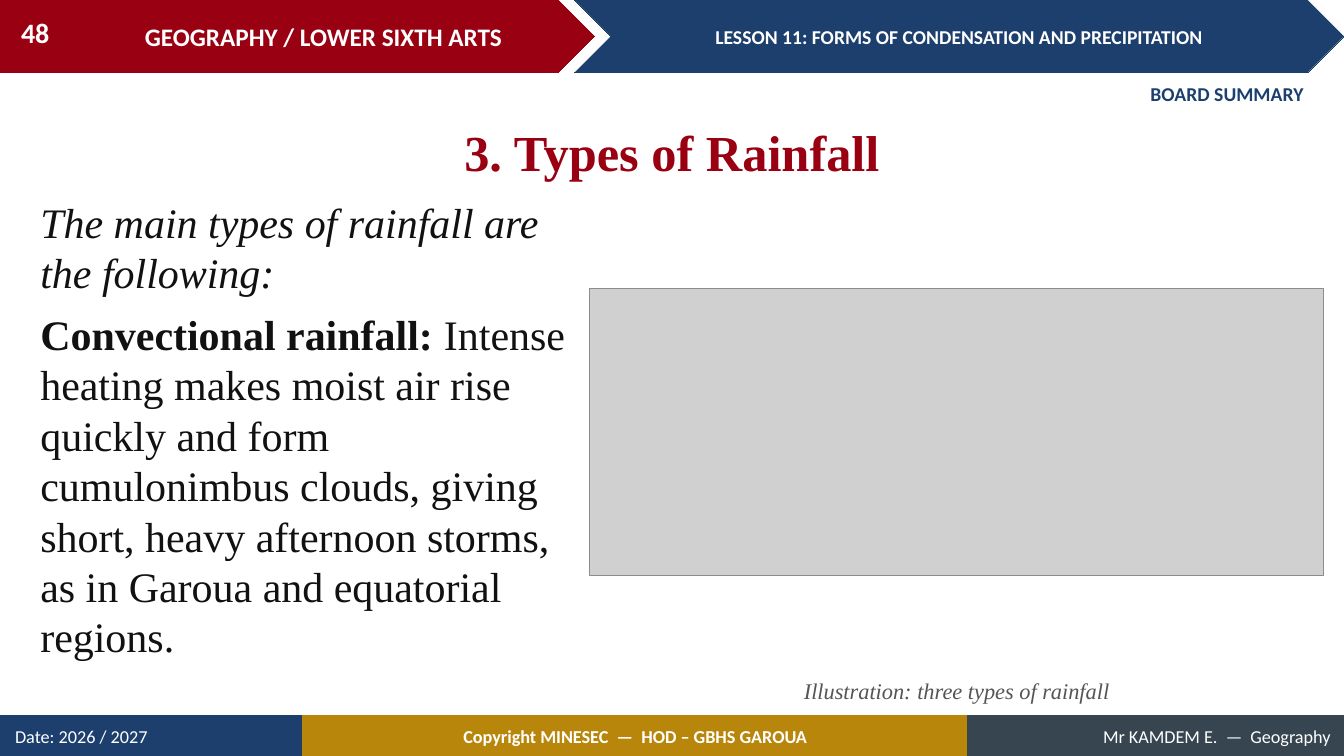
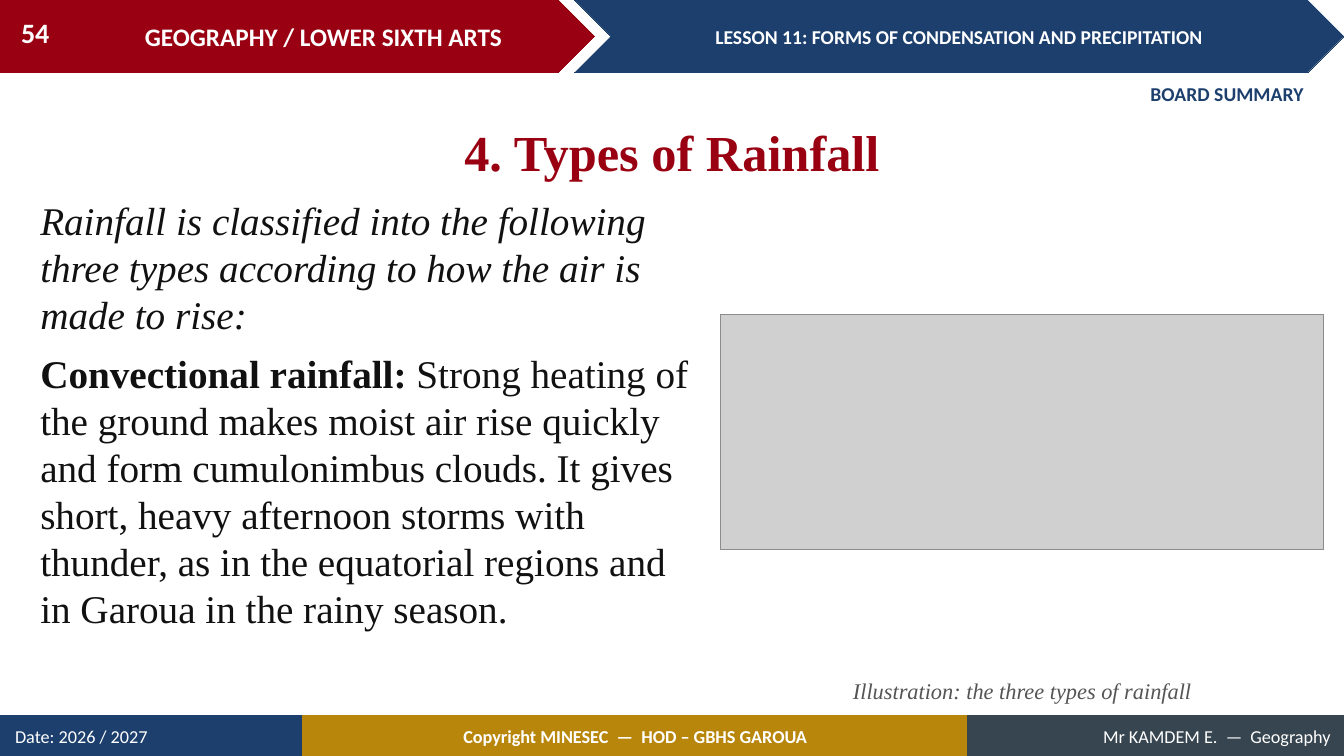
Before and after one commit to Berthautk/linea-github, a slide deck: slide 54 of lecons/LSA/Meteorology/11_LSA_MET_L11_Forms_of_Condensation_and_Precipitation.pptx (slide 48 before the commit). Drawn at 1344x756 pixels with LibreOffice and Linux fonts; fonts in the diff are those of the drawing; grey boxes stand for pictures. Boxes give left, top, right and bottom in pixels: in the first picture for what was removed or moved away, otherwise in the second. Text is boxed around its words. In the diff, an @@ line names an element or a change of style, - is before the commit and + after.

```diff
--- a/lecons/LSA/Meteorology/11_LSA_MET_L11_Forms_of_Condensation_and_Precipitation.pptx
+++ b/lecons/LSA/Meteorology/11_LSA_MET_L11_Forms_of_Condensation_and_Precipitation.pptx
@@ page number at box(21, 24, 49, 43): text changed @@
-48
+54
@@ text at box(464, 135, 879, 181): text changed @@
-3. Types of Rainfall
+4. Types of Rainfall
@@ text at box(40, 207, 689, 631): text changed; size 30 to 28 pt @@
-The main types of rainfall are the following:
-Convectional rainfall: Intense heating makes moist air rise quickly and form cumulonimbus clouds, giving short, heavy afternoon storms, as in Garoua and equatorial regions.
+Rainfall is classified into the following three types according to how the air is made to rise:
+Convectional rainfall: Strong heating of the ground makes moist air rise quickly and form cumulonimbus clouds. It gives short, heavy afternoon storms with thunder, as in the equatorial regions and in Garoua in the rainy season.
@@ picture: place and size @@
-picture at box(590, 288, 1324, 575)
+picture at box(721, 315, 1324, 551)
@@ text at box(853, 683, 1191, 704): text changed @@
-Illustration: three types of rainfall
+Illustration: the three types of rainfall
```
Also in this commit, not shown: 6 other slides changed, 14 slides added, 6 slides removed, 21 other files.
